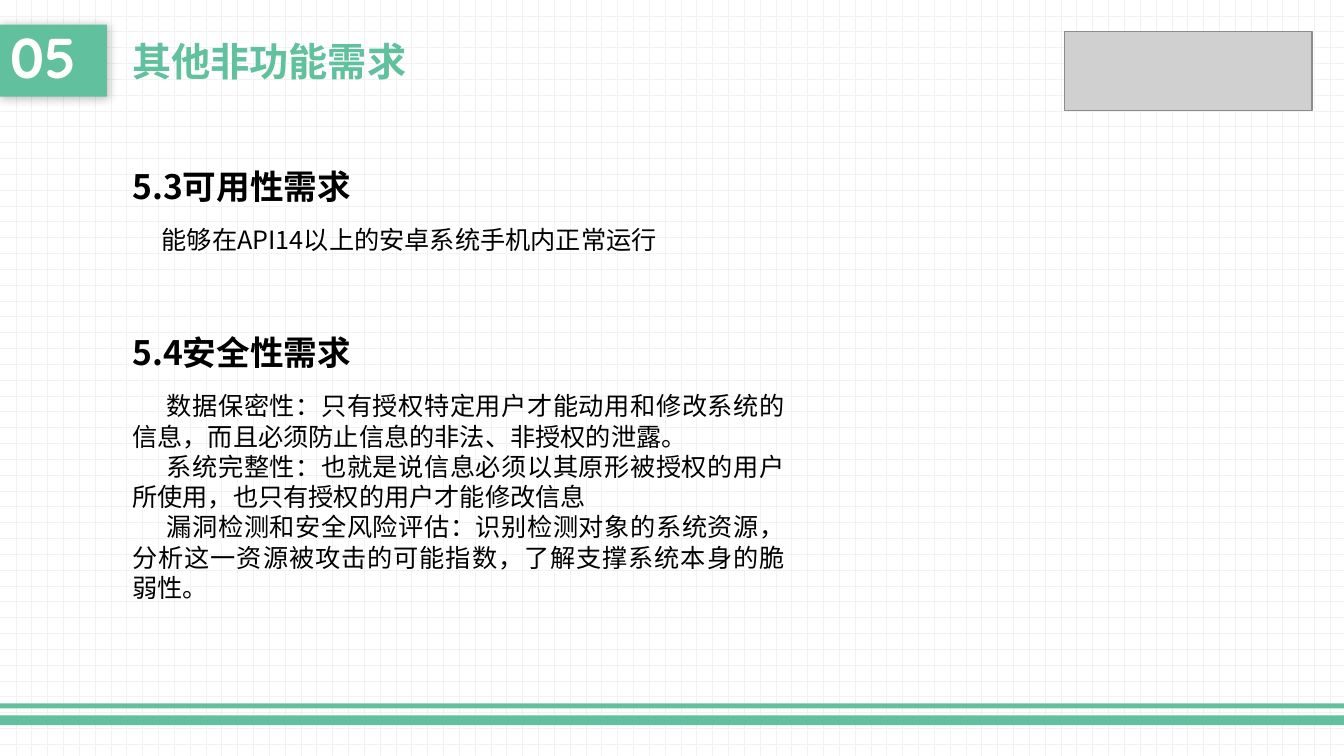
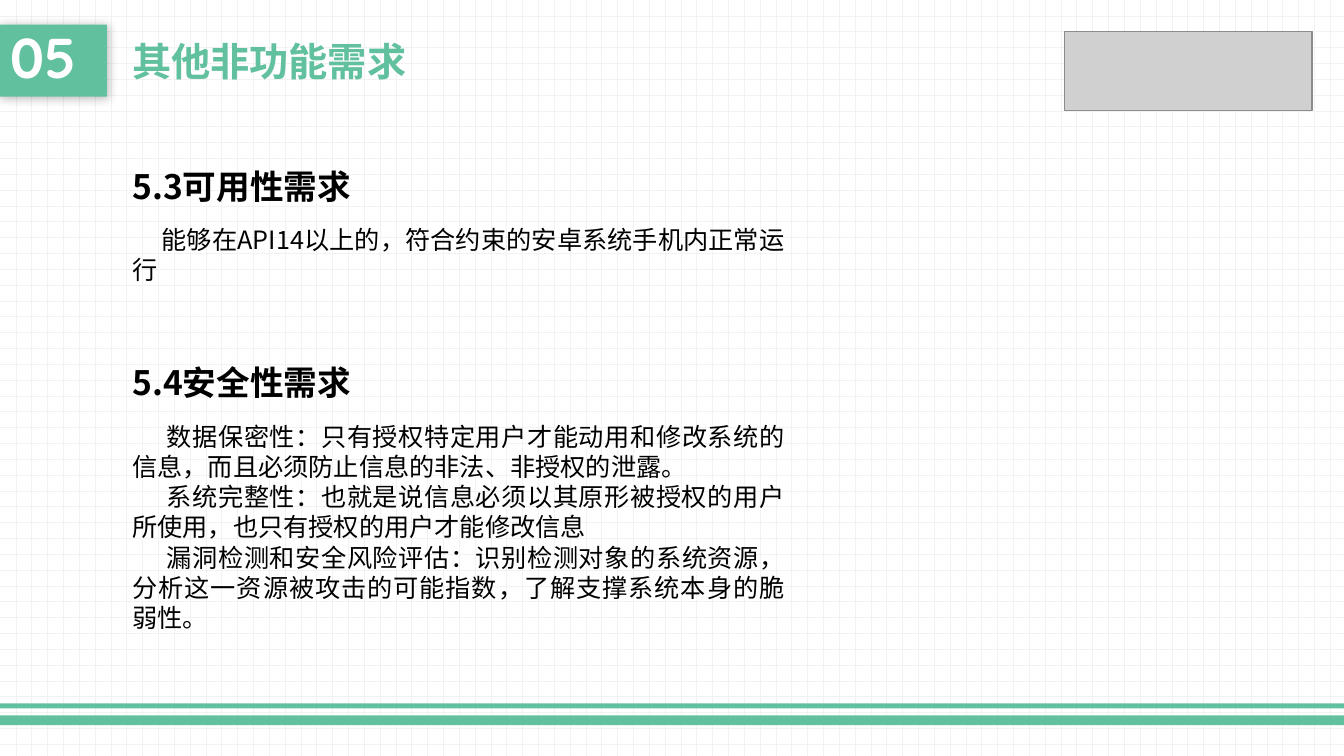
Before and after one commit to liuk5546/campaigo, a slide deck: slide 33 of doc/软件规格说明ppt.pptx (slide 26 before the commit). Drawn at 1344x756 pixels with LibreOffice and Linux fonts; fonts in the diff are those of the drawing; grey boxes stand for pictures. Boxes give left, top, right and bottom in pixels: in the first picture for what was removed or moved away, otherwise in the second. Text is boxed around its words. In the diff, an @@ line names an element or a change of style, - is before the commit and + after.

```diff
--- a/doc/软件规格说明ppt.pptx
+++ b/doc/软件规格说明ppt.pptx
@@ text at [162,227,785,252]: text changed @@
-能够在API14以上的安卓系统手机内正常运行
+能够在API14以上的，符合约束的安卓系统手机内正常运行
```
Also in this commit, not shown: 6 other slides changed, 7 slides added, 7 other files.
